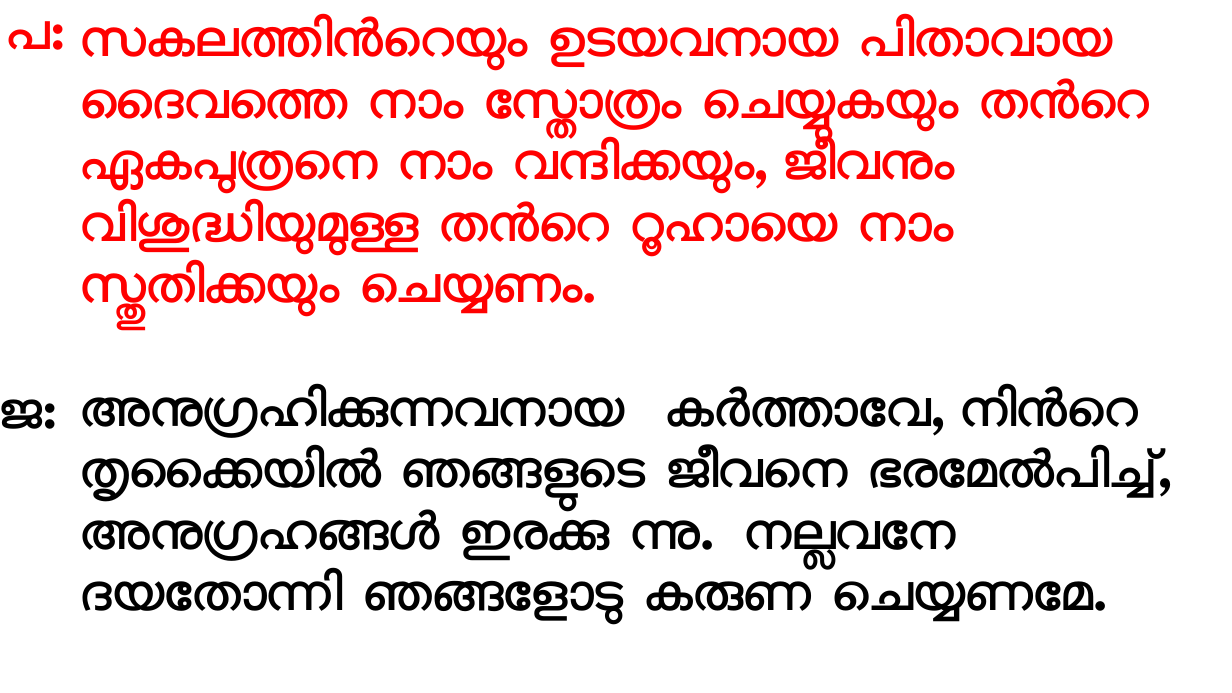
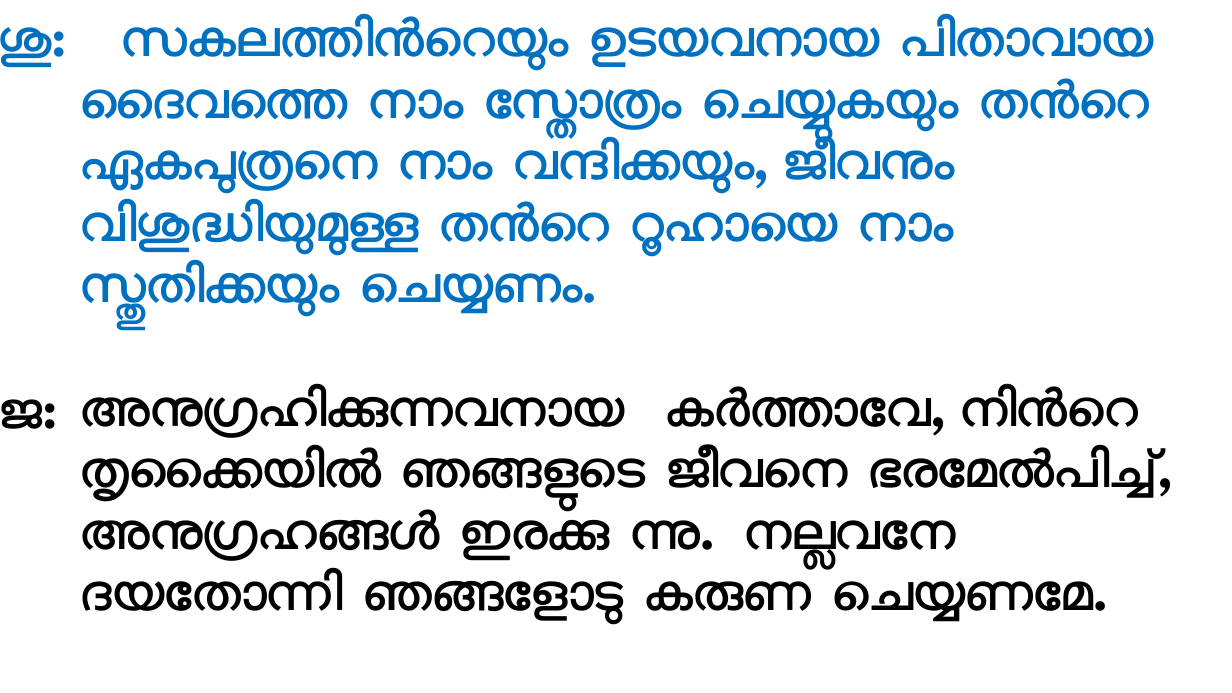
Before and after one commit to gijocode/Church_PPT_Utility, a slide deck: slide 113 of templates/malayalam_service_template.pptx. Drawn at 1232x693 pixels with LibreOffice and Linux fonts; fonts in the diff are those of the drawing. Boxes give left, top, right and bottom in pixels: in the first picture for what was removed or moved away, otherwise in the second. Text is boxed around its words. In the diff, an @@ line names an element or a change of style, - is before the commit and + after.

```diff
--- a/templates/malayalam_service_template.pptx
+++ b/templates/malayalam_service_template.pptx
@@ text added at <box>0,27,67,67</box>, 40 pt, text #0070C0, bold @@
+ശു:
@@ text removed at <box>6,21,64,50</box> @@
-പ:
@@ text at <box>81,16,1154,317</box>: text colour #FF0000 to #0070C0 in "സകലത്തിന്‍റെയും ഉടയവനായ പിതാവായ ദൈവത്തെ നാം സ്തോത്രം ചെയ്യുക ..." @@
```
Also in this commit, not shown: 1 other slide changed, 2 other files.
